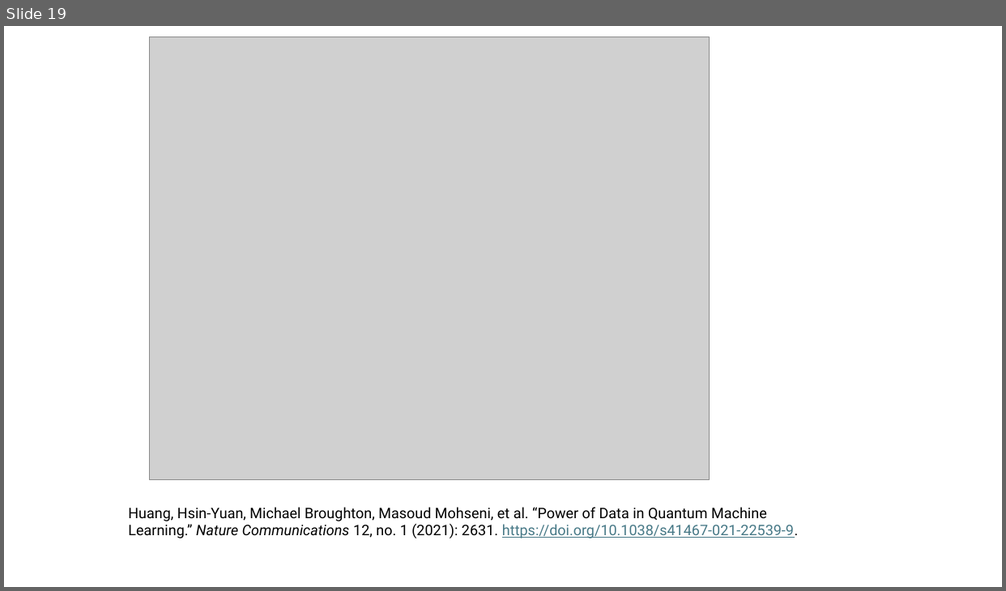
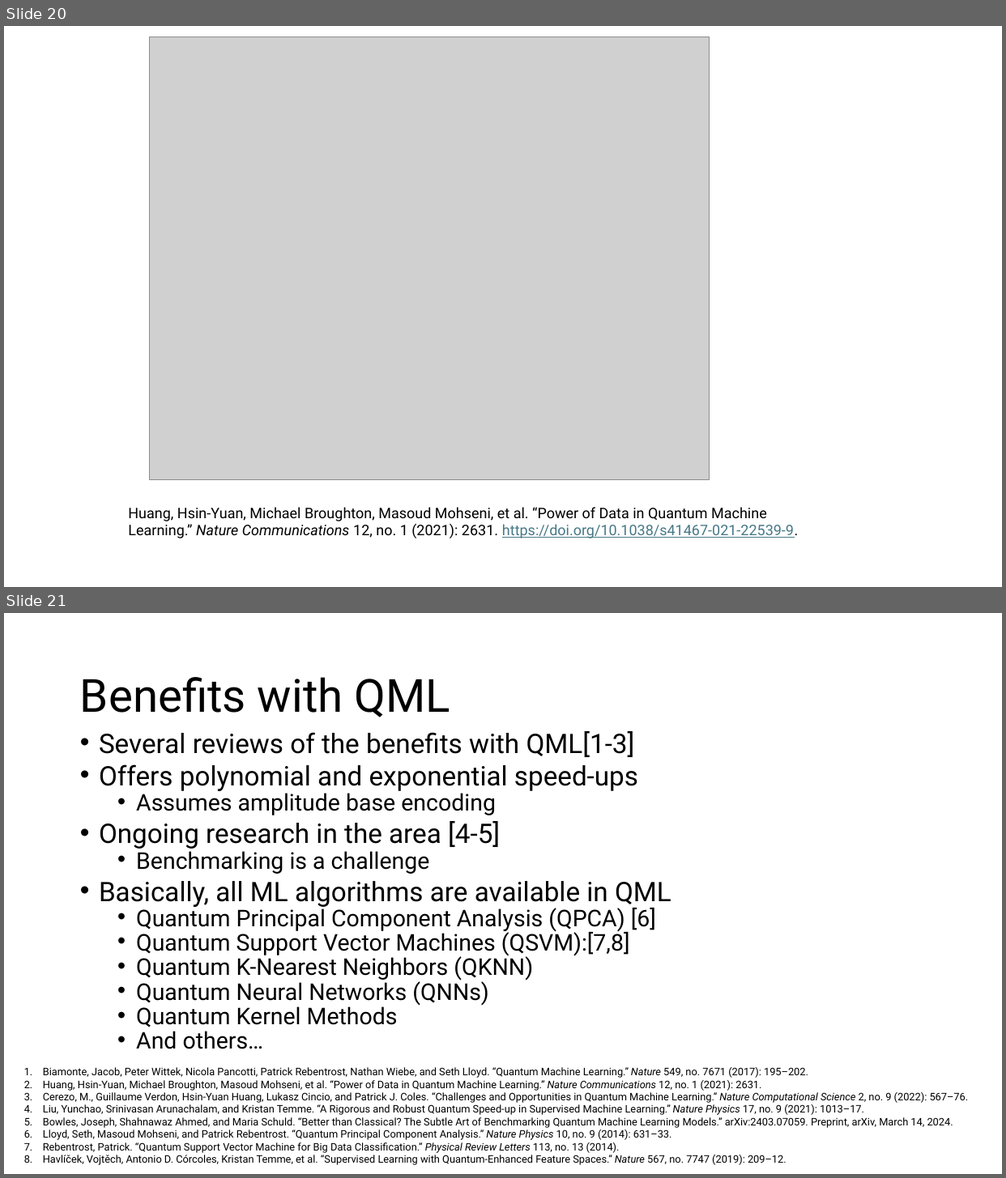
Before and after one commit to aebergl/Presentations, a slide deck: QuantumComputing.pptx. Shown one above the other, each under a label of ours: slide 19 before the commit, slides 20 and 21 after it. The pictures are 1006x591 and 1006x1178 pixels, drawn with LibreOffice and Linux fonts; fonts in the diff are those of the drawing; grey boxes stand for pictures. Boxes give left, top, right and bottom in pixels: in the first picture for what was removed or moved away, otherwise in the second. Text is boxed around its words. In the diff, an @@ line names an element or a change of style, - is before the commit and + after.

```diff
--- a/QuantumComputing.pptx
+++ b/QuantumComputing.pptx
@@ slide 21 added at (4, 613, 1002, 1174), background #FFFFFF @@
@@ title added at (80, 677, 451, 717), 44 pt, text #000000 @@
+Benefits with QML
@@ text added at (99, 731, 671, 1050), 22.2 pt, text #000000 @@
+• Several reviews of the benefits with QML[1-3]
+• Offers polynomial and exponential speed-ups
+  • Assumes amplitude base encoding
+• Ongoing research in the area [4-5]
+  • Benchmarking is a challenge
+• Basically, all ML algorithms are available in QML
+  • Quantum Principal Component Analysis (QPCA) [6]
+  • Quantum Support Vector Machines (QSVM):[7,8]
+  • Quantum K-Nearest Neighbors (QKNN)
+  • Quantum Neural Networks (QNNs)
+  • Quantum Kernel Methods
+  • And others…
@@ text added at (43, 1067, 969, 1165), 10 pt, text #000000 @@
+1. Biamonte, Jacob, Peter Wittek, Nicola Pancotti, Patrick Rebentrost, Nathan Wiebe, and Seth Lloyd. “Quantum Machine Learning.” Nature 549, no. 7671 (2017): 195–202.
+2. Huang, Hsin-Yuan, Michael Broughton, Masoud Mohseni, et al. “Power of Data in Quantum Machine Learning.” Nature Communications 12, no. 1 (2021): 2631.
+3. Cerezo, M., Guillaume Verdon, Hsin-Yuan Huang, Lukasz Cincio, and Patrick J. Coles. “Challenges and Opportunities in Quantum Machine Learning.” Nature Computational Science 2, no. 9 (2022): 567–76.
+4. Liu, Yunchao, Srinivasan Arunachalam, and Kristan Temme. “A Rigorous and Robust Quantum Speed-up in Supervised Machine Learning.” Nature Physics 17, no. 9 (2021): 1013–17.
+5. Bowles, Joseph, Shahnawaz Ahmed, and Maria Schuld. “Better than Classical? The Subtle Art of Benchmarking Quantum Machine Learning Models.” arXiv:2403.07059. Preprint, arXiv, March 14, 2024.
+6. Lloyd, Seth, Masoud Mohseni, and Patrick Rebentrost. “Quantum Principal Component Analysis.” Nature Physics 10, no. 9 (2014): 631–33.
+7. Rebentrost, Patrick. “Quantum Support Vector Machine for Big Data Classification.” Physical Review Letters 113, no. 13 (2014).
+8. Havlíček, Vojtěch, Antonio D. Córcoles, Kristan Temme, et al. “Supervised Learning with Quantum-Enhanced Feature Spaces.” Nature 567, no. 7747 (2019): 209–12.
@@ what was slide 19 is now slide 20 @@
```
Also in this commit, not shown: 6 slides changed, 9 other slides added, 4 slides removed, 1 other file.
